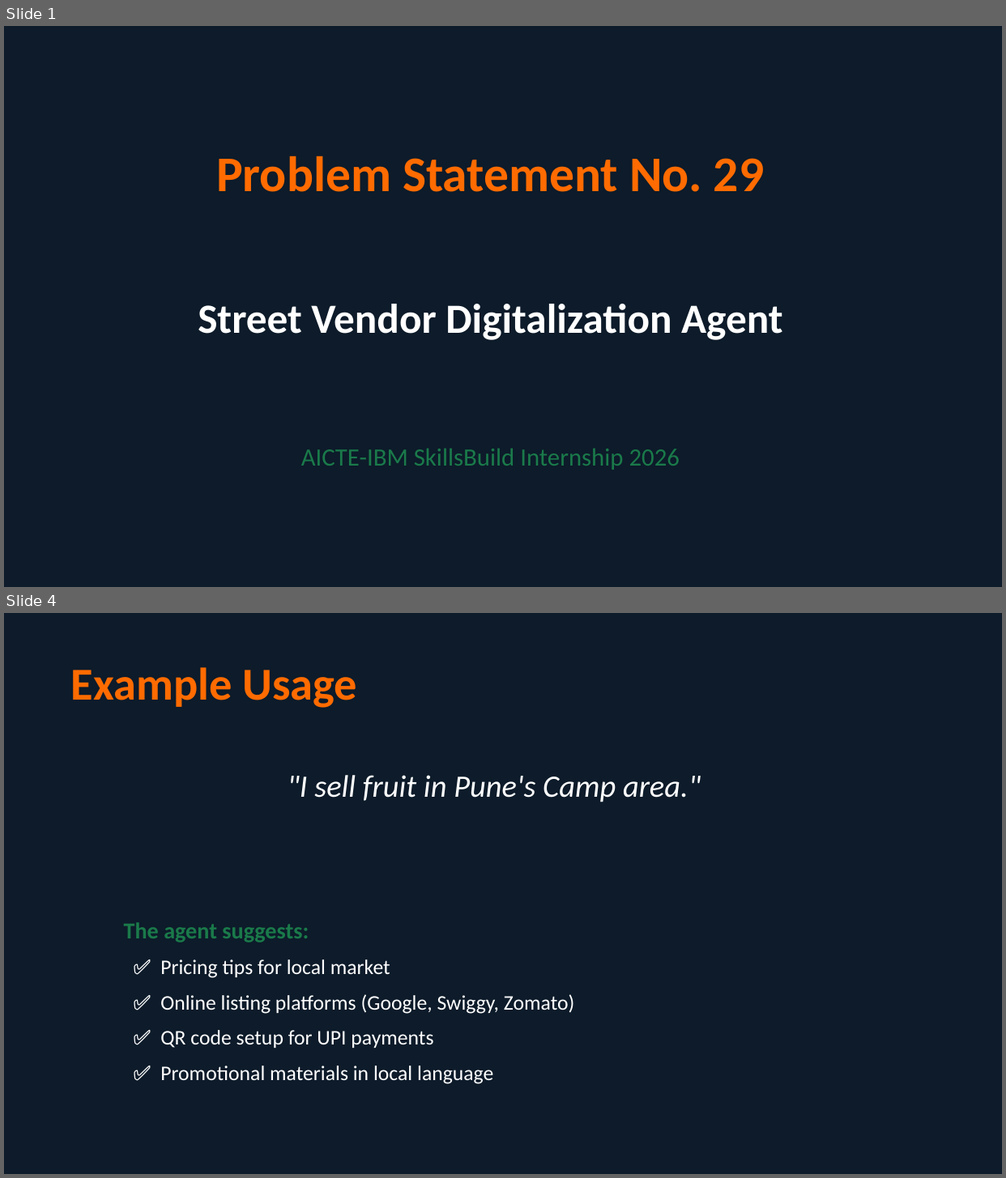
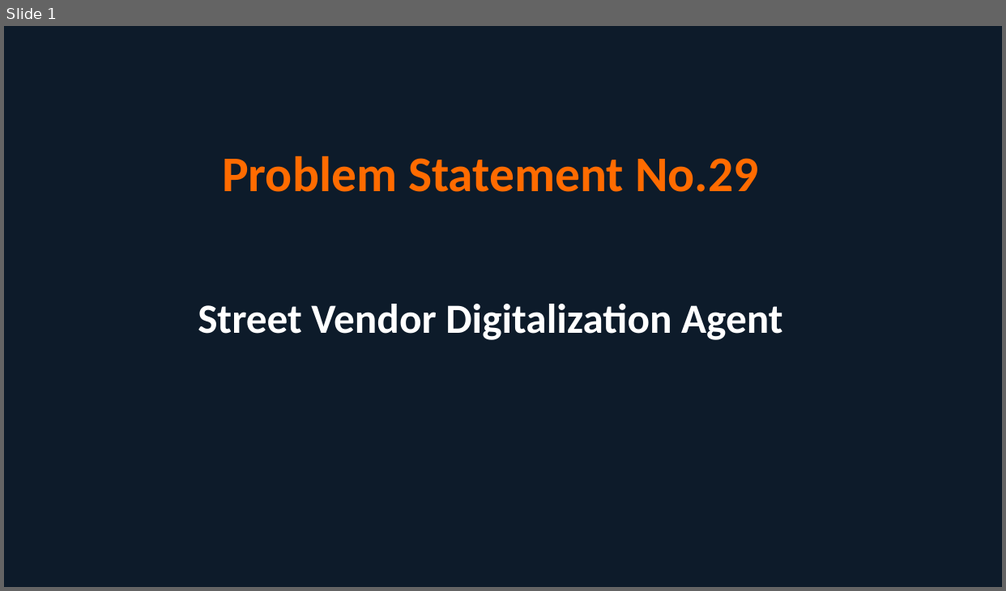
Before and after one commit to Veeresh-Math/Street-Vendor-Digitalization-Agent, a slide deck: Problem_Statement_29.pptx. Shown one above the other, each under a label of ours: slides 1 and 4 before the commit, slide 1 after it; the slides between them are not shown. The pictures are 1006x1178 and 1006x591 pixels, drawn with LibreOffice and Linux fonts; fonts in the diff are those of the drawing. Boxes give left, top, right and bottom in pixels: in the first picture for what was removed or moved away, otherwise in the second. Text is boxed around its words. In the diff, an @@ line names an element or a change of style, - is before the commit and + after.

Commit message:
Update PPTX with exact problem statement text

```diff
--- a/Problem_Statement_29.pptx
+++ b/Problem_Statement_29.pptx
@@ slide 4 removed at [4,613,1002,1174], background #0D1B2A @@
@@ text removed at [71,667,358,708] @@
-Example Usage
@@ text removed at [288,775,701,803] @@
-"I sell fruit in Pune's Camp area."
@@ text removed at [124,922,575,1084] @@
-The agent suggests:
-✅ Pricing tips for local market
-✅ Online listing platforms (Google, Swiggy, Zomato)
-✅ QR code setup for UPI payments
-✅ Promotional materials in local language
@@ slide 1 changed as well @@
@@ text at [222,156,758,192]: spaces changed @@
-Problem Statement No. 29
+Problem Statement No.29
@@ text removed at [301,449,680,470] @@
-AICTE-IBM SkillsBuild Internship 2026
```
Also in this commit, not shown: 1 other slide changed, 1 slide added, 3 other slides removed.
